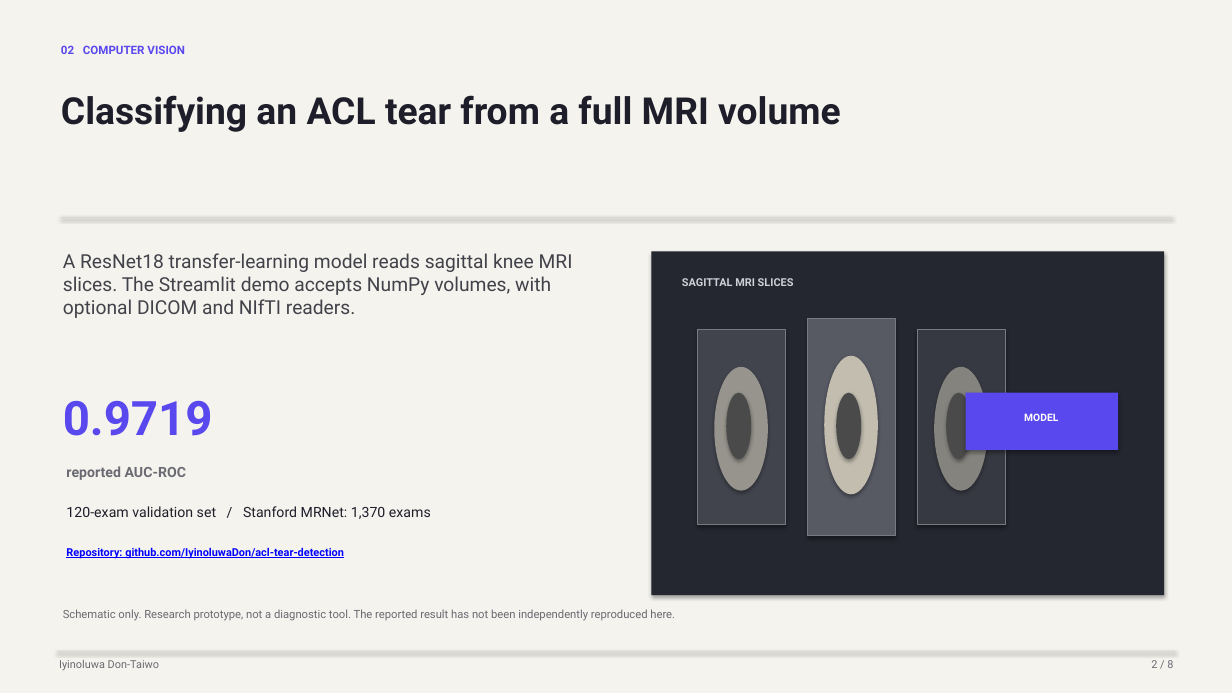
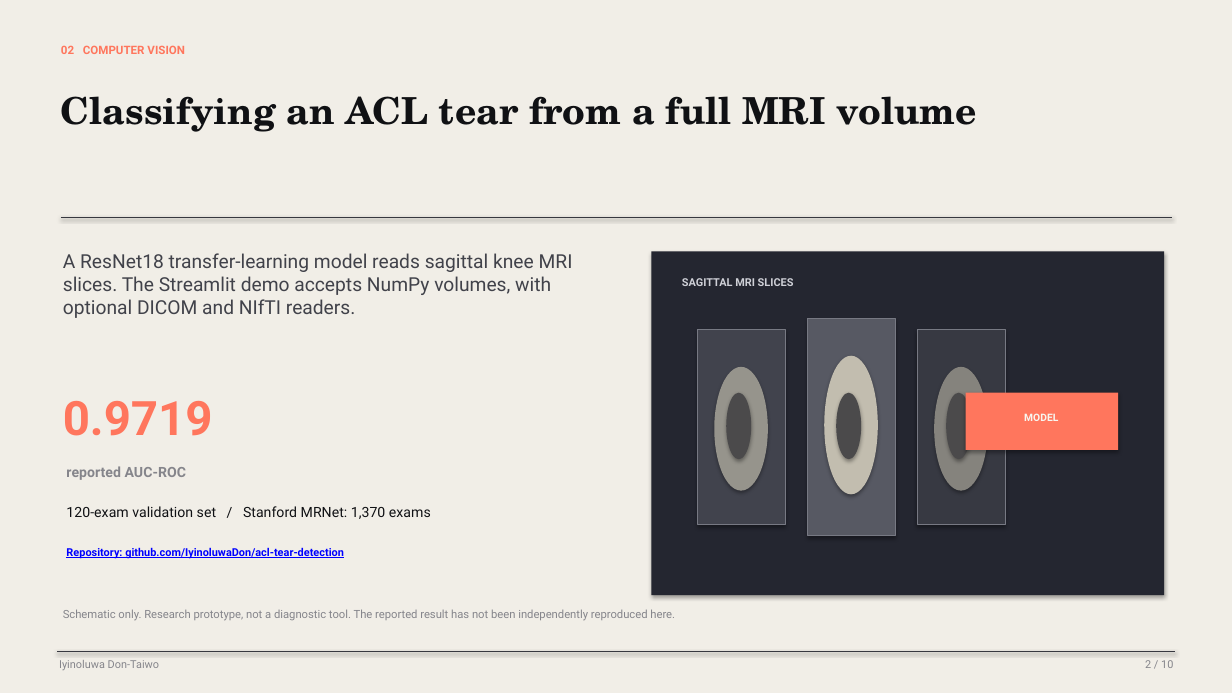
Before and after one commit to IyinoluwaDon/Portfolio, a slide deck: slide 2 of public/decks/iyinoluwa-don-taiwo-projects.pptx. Drawn at 1232x693 pixels with LibreOffice and Linux fonts; fonts in the diff are those of the drawing. Boxes give left, top, right and bottom in pixels: in the first picture for what was removed or moved away, otherwise in the second. Text is boxed around its words. In the diff, an @@ line names an element or a change of style, - is before the commit and + after.

```diff
--- a/public/decks/iyinoluwa-don-taiwo-projects.pptx
+++ b/public/decks/iyinoluwa-don-taiwo-projects.pptx
@@ background #F5F3ED to #F1EEE7 @@
@@ text "02 COMPUTER VISION" at [61, 45, 185, 54]: text colour #5A48EF to #FF765D @@
@@ text "Classifying an ACL tear from ..." at [61, 96, 976, 132]: font Roboto to TeX Gyre Schola, text colour #1D1E2A to #101114 @@
@@ line (61, 217) - (1172, 217): stroke #D9D7CF 0.8 pt to #37383F 0.8 pt @@
@@ text "0.9719" at [63, 401, 213, 436]: text colour #5A48EF to #FF765D @@
@@ rectangle at [966, 393, 1118, 450]: fill #5A48EF to #FF765D @@
@@ text "MODEL" at [1024, 413, 1058, 421]: text colour #FFFEFA to #F8F6F0 @@
@@ text "120-exam validation set / Stanford ..." at [66, 506, 431, 519]: text colour #1D1E2A to #101114 @@
@@ line (57, 652) - (1176, 652): stroke #D9D7CF 0.65 pt to #37383F 0.65 pt @@
@@ text colour #696A72 to #85858B in 3 elements at [66, 466, 186, 480], [63, 609, 675, 621], [59, 660, 159, 670] @@
@@ text at [1145, 660, 1173, 668]: text changed; text colour #696A72 to #85858B @@
-2 / 8
+2 / 10
```
Also in this commit, not shown: 7 other slides changed, 2 slides added, 21 other files.
